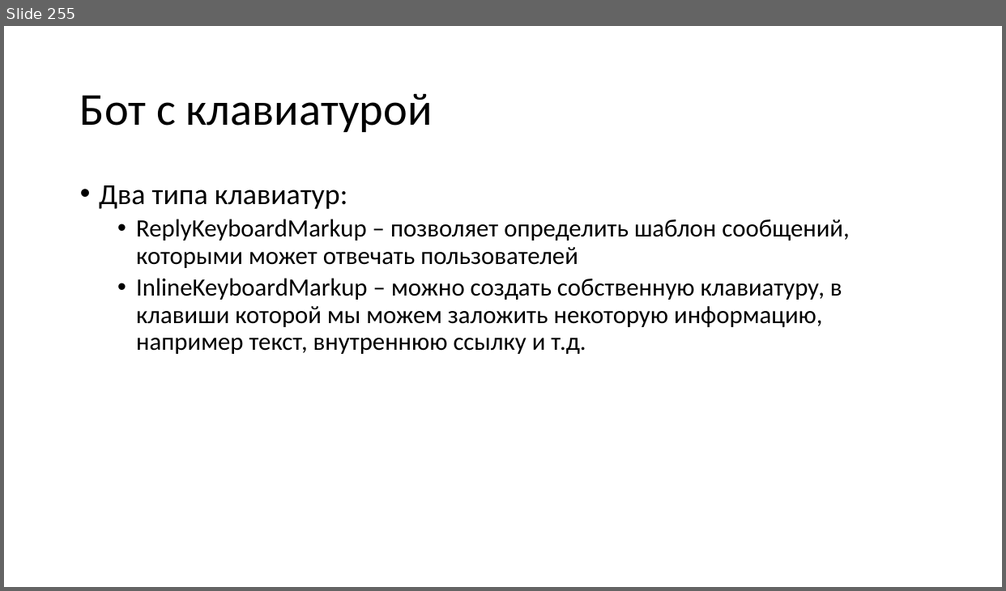
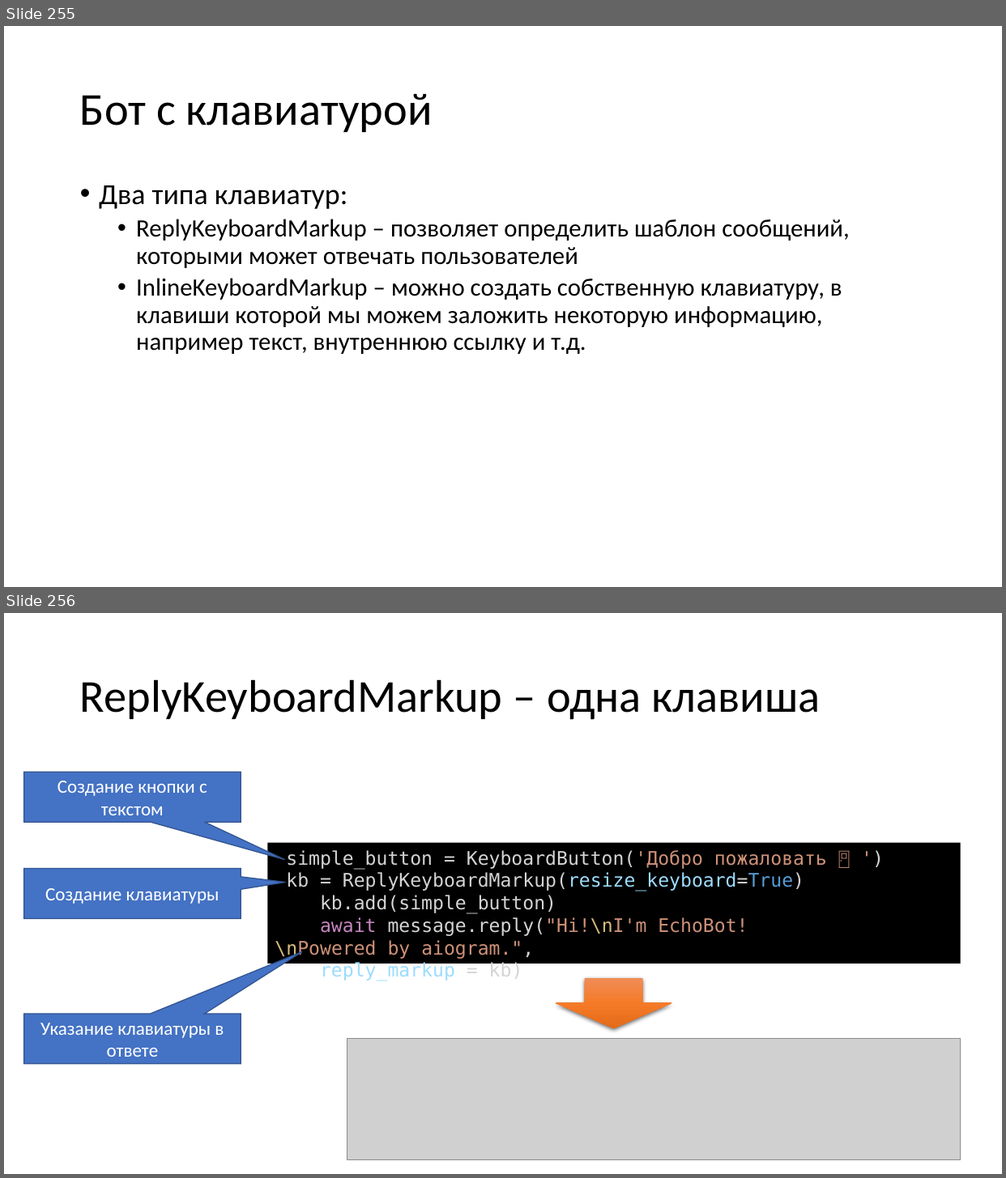
Before and after one commit to paveltsytovich/telegram-course, a slide deck: Presentation/Разработка ботов для телеграмм на Python.pptx. Shown one above the other, each under a label of ours: slide 255 before the commit, slides 255 and 256 after it. The pictures are 1006x591 and 1006x1178 pixels, drawn with LibreOffice and Linux fonts; fonts in the diff are those of the drawing; grey boxes stand for pictures. Boxes give left, top, right and bottom in pixels: in the first picture for what was removed or moved away, otherwise in the second. Text is boxed around its words. In the diff, an @@ line names an element or a change of style, - is before the commit and + after.

```diff
--- a/Presentation/Разработка ботов для телеграмм на Python.pptx
+++ b/Presentation/Разработка ботов для телеграмм на Python.pptx
@@ slide 256 added at [4,613,1002,1174], background #FFFFFF @@
@@ title added at [80,679,820,720], 44 pt, text #000000 @@
+ReplyKeyboardMarkup – одна клавиша
@@ speech box added at [24,772,241,822], fill #4472C4, outline #325491 1 pt, 18 pt, text #FFFFFF @@
+Создание кнопки с текстом
@@ rectangle added at [267,843,961,964], fill #000000, 18 pt, text #D4D4D4 @@
+simple_button = KeyboardButton('Добро пожаловать 🚪 ')
+kb = ReplyKeyboardMarkup(resize_keyboard=True)
+kb.add(simple_button)
+await message.reply("Hi!\nI'm EchoBot!\nPowered by aiogram.",
+reply_markup = kb)
@@ speech box added at [24,869,241,919], fill #4472C4, outline #325491 1 pt, 18 pt, text #FFFFFF @@
+Создание клавиатуры
@@ down arrow added at [556,978,671,1029], fill gradient #F18C57 to #F67B28 to #E56C19 @@
@@ speech box added at [24,1014,241,1064], fill #4472C4, outline #325491 1 pt, 18 pt, text #FFFFFF @@
+Указание клавиатуры в ответе
@@ picture added at [347,1039,961,1161] @@
```
Also in this commit, not shown: 2 slides changed, 2 other slides added, 1 other file.
